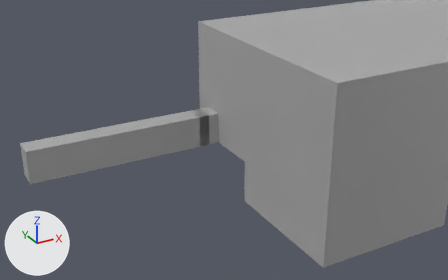
An edit to the FBX model Assets/Hugo/Assets/Rum 4/Rum4.fbx, drawn before and after from the same camera.
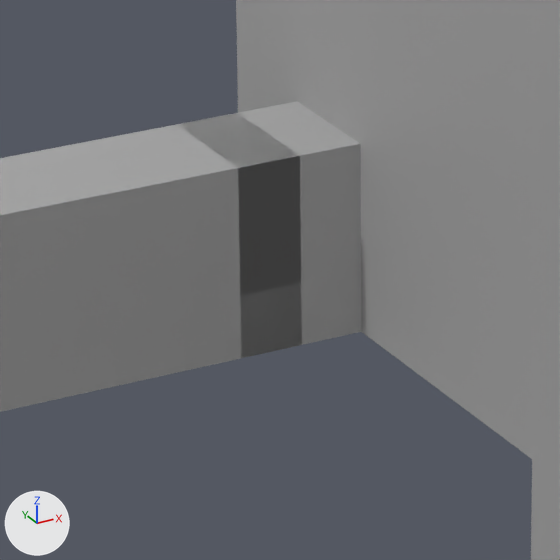
Old and new are each drawn from a camera (50 mm lens) standing at (-0.4357, -0.4197, 0.2888) and looking at (-0.173, 0.0579, 0.05) and again close up on the part from 36% to 56% of the width and 33% to 63% of the height. Lighting does not change. The marker at lower left points along +X, +Y and +Z. Where no turn or scale is listed for an object, it has been applied to the vertices.

The scene before the commit, as lines of its bpy script (objects in view):
```python
me_mesh = bpy.data.meshes.new('Mesh')
me_mesh.from_pydata(...)  # 3396 vertices, 3394 faces; spans x -0.355..0.175, y -0.105..0.105, z 0.005..0.155
me_mesh.materials.append(mat_standardsurface1)  # grey #aaaaaa
me_mesh_003 = bpy.data.meshes.new('Mesh.003')
me_mesh_003.from_pydata(...)  # 24 vertices, 22 faces; spans x -0.01..0.0, y -0.02..0.0, z 0.0..0.03
me_mesh_003.materials.append(mat_standardsurface1)  # grey #aaaaaa
# before: 0 (-0.01, -0.01, 0.0), 1 (0.0, -0.01, 0.0), 2 (-0.01, -0.01, 0.01), 4 (-0.01, 0.0, 0.01), 5 (0.0, 0.0, 0.01)
# before: 6 (-0.01, 0.0, 0.0), 7 (0.0, 0.0, 0.0), 8 (-0.01, -0.02, 0.0) at pixel (241, 358), 9 (0.0, -0.02, 0.0) at pixel (301, 344), 10 (0.0, -0.02, 0.01) at pixel (301, 282)
# before: 11 (-0.01, -0.02, 0.01) at pixel (240, 295), 12 (-0.01, -0.01, 0.02), 14 (0.0, 0.0, 0.02), 15 (-0.01, 0.0, 0.02), 16 (-0.01, -0.02, 0.02) at pixel (239, 232)
# before: 17 (0.0, -0.02, 0.02) at pixel (300, 219), 18 (-0.01, -0.01, 0.03) at pixel (207, 145), 19 (0.0, -0.01, 0.03) at pixel (268, 133), 20 (0.0, 0.0, 0.03) at pixel (237, 112), 21 (-0.01, 0.0, 0.03) at pixel (177, 124)
# before: 22 (-0.01, -0.02, 0.03) at pixel (238, 167), 23 (0.0, -0.02, 0.03) at pixel (299, 155)
ob_enddoor = bpy.data.objects.new('EndDoor', me_mesh_003)
ob_enddoor.location = (-0.185, 0.085, 0.045)
ob_wallandfloor = bpy.data.objects.new('WallAndFloor', me_mesh)
ob_wallandfloor.location = (0.0, 0.0, 0.0)
```
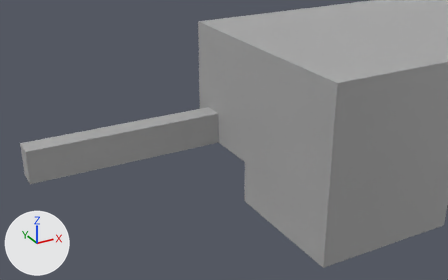
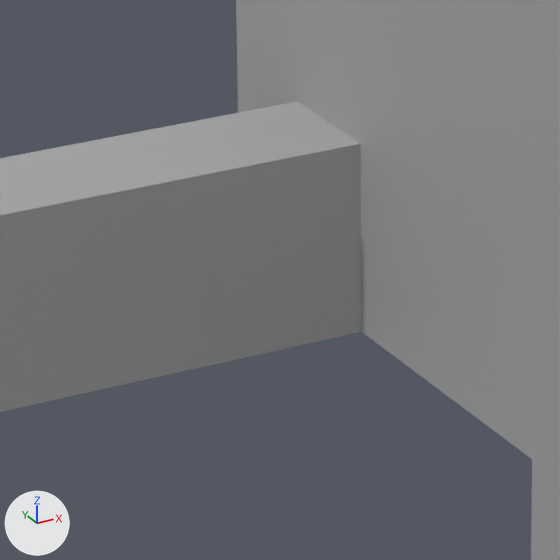
Where the change shows, as pixel boxes (x1, y1, x2, y2) in the close-ups (560 x 560 px):
'EndDoor', reshaped (not visible afterwards): before (177, 113, 302, 358)

The change in detail:
me_mesh_003 has 24 vertices, 22 faces and spans x -0.01..0.0, y -0.02..0.0, z 0.0..0.03.
me_mesh_003 is used by ob_enddoor; location (-0.185, 0.085, 0.045).
Verts and faces of me_mesh_003; kept vertices keep their numbers, new ones are numbered from 24.
Part 1, on me_mesh_003:
Vertices deleted: 0, 2, 4, 6, 8, 11, 12, 15, 16, 18, 21, 22 (with the faces that use them).
